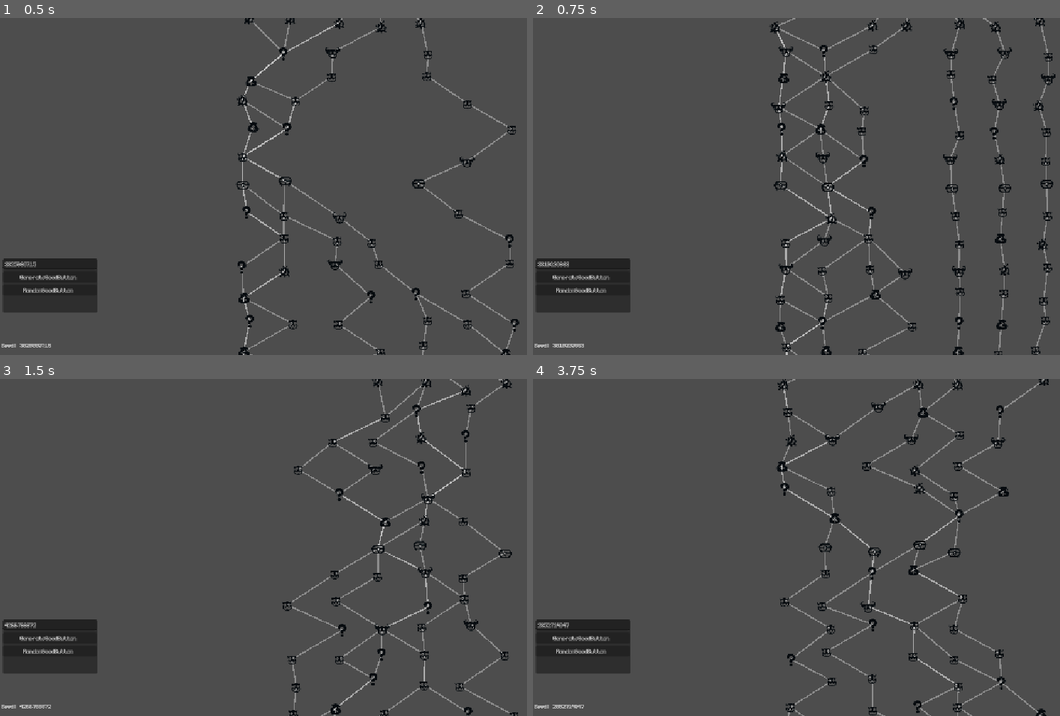
Above: before the commit, frames 1-4 (two rows, left to right).
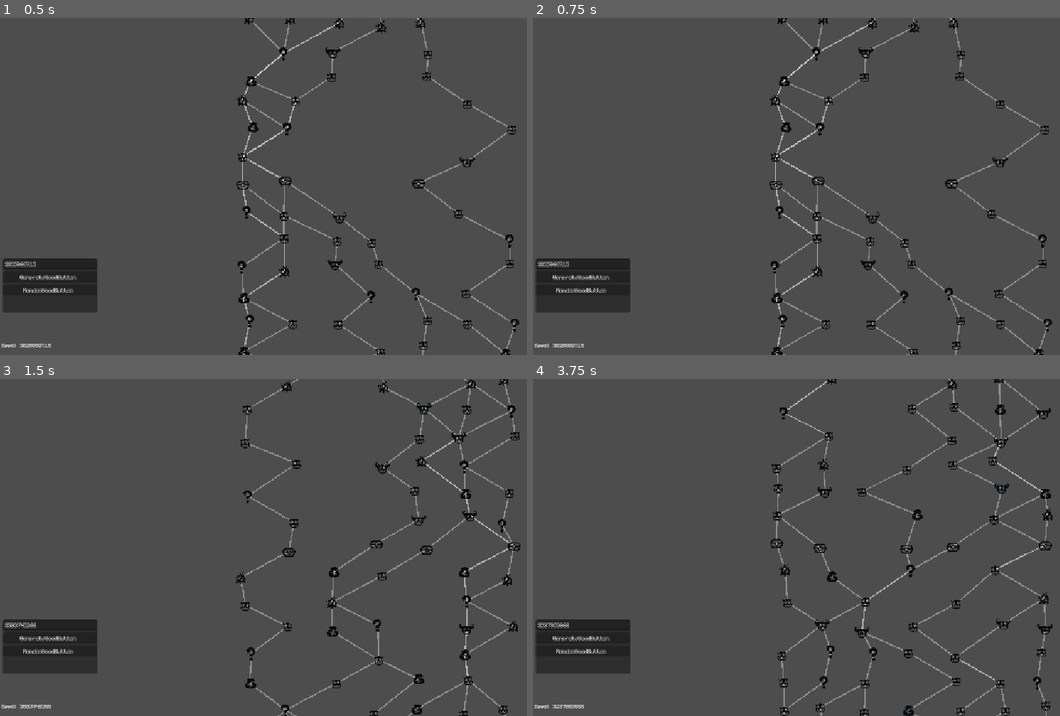
Above: after the commit, the same moments.

Repository: Nasshor01/Projekt-Loop
Game: Godot game, scene res://main.tscn
Same seed, same stepped clock (60 frames per second), same inputs: the game is played once before the commit and once after it.
Inputs:
- Up to frame 1 (0.5 s): no input
- Up to frame 2 (0.75 s): click "GenerateSeedButton" at 0.5 s
- Up to frame 3 (1.5 s): click "RandomSeedButton" at 1.25 s
- Up to frame 4 (3.75 s): click "GenerateSeedButton" at 2 s; click "RandomSeedButton" at 2.75 s; click "GenerateSeedButton" at 3.5 s

Frame 1 is identical in both runs. In frame 2, 6.3% of the frame differs, in the area x 2-100%, y 0-100%; in frame 3, 5.9%; in frame 4, 6.5%, in the area x 0-99%, y 0-100%.

Commit message:
oprava custom seedu

Diff:
--- a/scripts/autoload/GameManager.gd
+++ b/scripts/autoload/GameManager.gd
@@ -31,8 +31,6 @@
 
 	print("Zahajuji nový běh se seedem: ", current_seed)
 
-	# --- PŘIDEJTE TENTO ŘÁDEK ---
-	# Resetujeme stav kamery pro novou hru.
 	has_saved_camera_state = false
 
 	current_map_data = null
--- a/scripts/map/Map.gd
+++ b/scripts/map/Map.gd
@@ -44,9 +44,36 @@
 @onready var camera: Camera2D = $Camera2D
 
 func _ready():
-	generate_seed_button.pressed.connect(func(): GameManager.start_new_run())
-	random_seed_button.pressed.connect(func(): GameManager.start_new_run())
+	# Tato funkce se volá při startu scény
+	generate_seed_button.pressed.connect(_on_generate_custom_seed_pressed)
+	random_seed_button.pressed.connect(_on_generate_random_seed_pressed)
 	initialize_map()
+
+func _on_generate_random_seed_pressed():
+	# Funkce pro tlačítko náhodného seedu
+	GameManager.start_new_run()
+
+func _on_generate_custom_seed_pressed():
+	# Funkce pro tlačítko vlastního seedu
+	var custom_seed_text = seed_line_edit.text
+
+	if custom_seed_text.is_empty():
+		# Pokud je pole prázdné, chová se jako tlačítko pro náhodný seed
+		GameManager.start_new_run()
+		print("Vstupní pole pro seed je prázdné, generuji náhodný seed.")
+	elif custom_seed_text.is_valid_int():
+		# POKUD je text platné celé číslo (např. "12345")
+		# Převedeme ho přímo na číslo a použijeme ho
+		var seed_value = custom_seed_text.to_int()
+		GameManager.start_new_run(seed_value)
+		print("Generuji mapu z číselného seedu: ", seed_value)
+	else:
+		# POKUD text není číslo (např. "ahoj svete")
+		# Použijeme hash, abychom z textu dostali unikátní číslo
+		var seed_value = custom_seed_text.hash()
+		GameManager.start_new_run(seed_value)
+		print("Generuji mapu z textového seedu (hash): ", custom_seed_text)
+
 
 func initialize_map():
 	_clear_map()
@@ -81,10 +108,8 @@
 			sprite.texture = node_textures[node_data.type]
 			if node_data.type == MapNodeResource.NodeType.BOSS: sprite.scale = Vector2(0.5, 0.5)
 
-		# Připojení signálu pro kliknutí (toto už tam máte)
 		map_node_instance.node_clicked.connect(_on_map_node_clicked)
 
-		# --- PŘIDEJTE TYTO DVĚ ŘÁDKY ---
 		map_node_instance.node_hovered.connect(_on_map_node_hovered)
 		map_node_instance.node_exited.connect(_on_map_node_exited)
 
